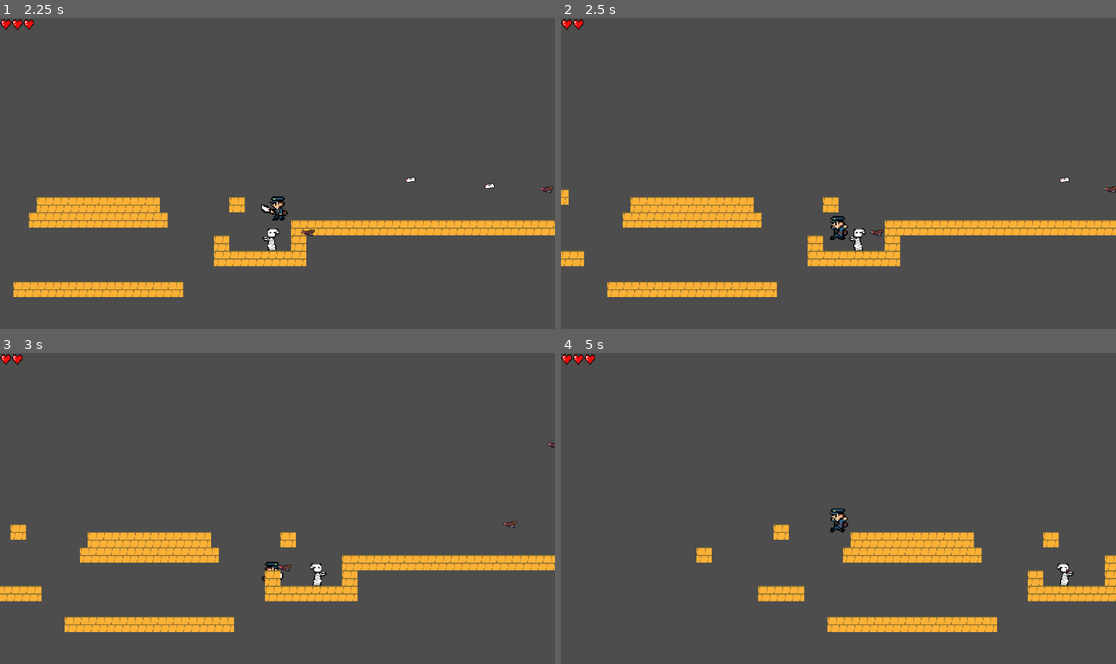
Above: before the commit, frames 1-4 (two rows, left to right).
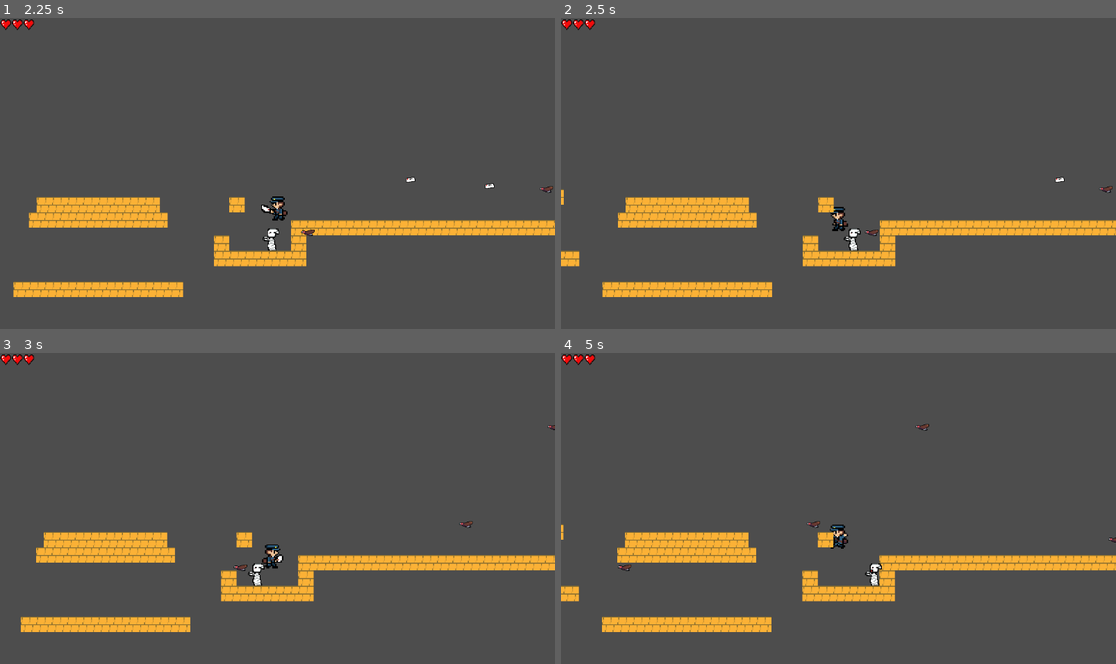
Above: after the commit, the same moments.

Repository: Suukhii/Delivery-through-time
Game: Godot game, scene res://scenes/game.tscn
Two runs of this game, one before a commit and one after it. Both use one fixed random seed, a clock stepped at 60 frames per second and the inputs below.
Inputs:
- Up to frame 1 (2.25 s): hold K (shoot_player_projectile) 0.53-1.28 s; hold Right (move_right) 0.53-2.03 s; tap Space (jump) at 0.77, 1.52 s; tap K (shoot_player_projectile) at 1.35 s; hold Left (move_left) from 2.03 s (still down); hold K (shoot_player_projectile) from 2.03 s (still down)
- Up to frame 2 (2.5 s): keep holding Left (move_left); keep holding K (shoot_player_projectile)
- Up to frame 3 (3 s): release Left (move_left) at 2.78 s; release K (shoot_player_projectile) at 2.78 s; hold Right (move_right) from 2.78 s (still down); tap K (shoot_player_projectile) at 2.85 s
- Up to frame 4 (5 s): tap Space (jump) at 3.02, 3.77, 4.52 s; hold K (shoot_player_projectile) 3.53-4.28 s; release Right (move_right) at 4.28 s; hold Left (move_left) from 4.28 s (still down); tap K (shoot_player_projectile) at 4.35 s

Frame 1 is identical in both runs. In frame 2, 2.5% of the frame differs, in the area x 0-100%, y 0-90%; in frame 3, 6.4%; in frame 4, 13%, in the area x 0-100%, y 22-90%.

Commit message:
fixed enemy detection

Diff:
--- a/project.godot
+++ b/project.godot
@@ -23,6 +23,7 @@
 
 Player=""
 Projectile=""
+Enemy=""
 
 [input]
 
--- a/scenes/enemy.tscn
+++ b/scenes/enemy.tscn
@@ -2,9 +2,6 @@
 
 [ext_resource type="Script" uid="uid://cphre82dxpelq" path="res://scripts/enemy.gd" id="1_4ra3w"]
 [ext_resource type="Texture2D" uid="uid://btfou334tm0io" path="res://assets/sprites/mummy.png" id="2_md0e3"]
-
-[sub_resource type="RectangleShape2D" id="RectangleShape2D_md0e3"]
-size = Vector2(23.875, 41.25)
 
 [sub_resource type="AtlasTexture" id="AtlasTexture_md0e3"]
 atlas = ExtResource("2_md0e3")
@@ -42,15 +39,19 @@
 "speed": 5.0
 }]
 
-[node name="enemy" type="Node2D"]
+[sub_resource type="RectangleShape2D" id="RectangleShape2D_md0e3"]
+size = Vector2(23.875, 41.25)
+
+[node name="enemy" type="CharacterBody2D" groups=["Enemy"]]
 script = ExtResource("1_4ra3w")
 
-[node name="DetectionArea" type="Area2D" parent="."]
-position = Vector2(1, 0)
+[node name="RayCastRight" type="RayCast2D" parent="."]
+position = Vector2(26, -28)
+target_position = Vector2(13, 0)
 
-[node name="CollisionShape2D" type="CollisionShape2D" parent="DetectionArea"]
-position = Vector2(20.0625, -23.375)
-shape = SubResource("RectangleShape2D_md0e3")
+[node name="RayCastLeft" type="RayCast2D" parent="."]
+position = Vector2(23, -16)
+target_position = Vector2(-15, 0)
 
 [node name="AnimatedSprite2D" type="AnimatedSprite2D" parent="."]
 position = Vector2(31, -24)
@@ -60,12 +61,6 @@
 frame = 1
 frame_progress = 0.174588
 
-[node name="RayCastLeft" type="RayCast2D" parent="."]
-position = Vector2(23, -16)
-target_position = Vector2(-15, 0)
-
-[node name="RayCastRight" type="RayCast2D" parent="."]
-position = Vector2(26, -28)
-target_position = Vector2(13, 0)
-
-[connection signal="body_entered" from="DetectionArea" to="." method="_on_detection_area_body_entered"]
+[node name="CollisionShape2D" type="CollisionShape2D" parent="."]
+position = Vector2(21.0625, -23.375)
+shape = SubResource("RectangleShape2D_md0e3")
--- a/scripts/player_projectile.gd
+++ b/scripts/player_projectile.gd
@@ -8,12 +8,12 @@
 	position += direction * speed * delta
 
 func _on_body_entered(body: Node) -> void:
-	if body.is_in_group("Projectile") or body.is_in_group("Player"):
-		pass
-	else:
+	if body.is_in_group("Enemy"):
+		print("Hit Enemy: ", body.name)
+		queue_free()
+	elif not body.is_in_group("Projectile") and not body.is_in_group("Player"):
 		print("Hit: ", body.name)
-		queue_free()  # Remove bullet on hit
-
+		queue_free()
 # Removes projectile when off screen
 func _on_visible_on_screen_notifier_2d_screen_exited() -> void:
 	queue_free()
